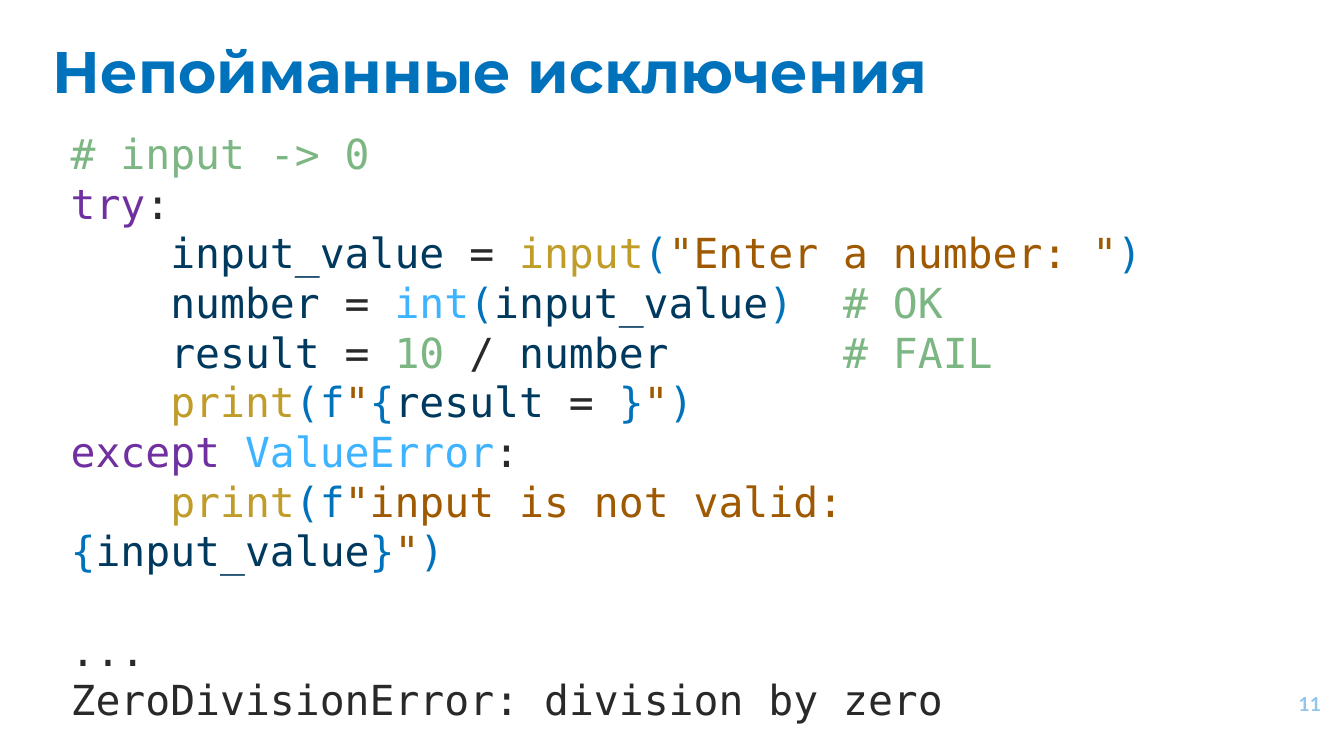
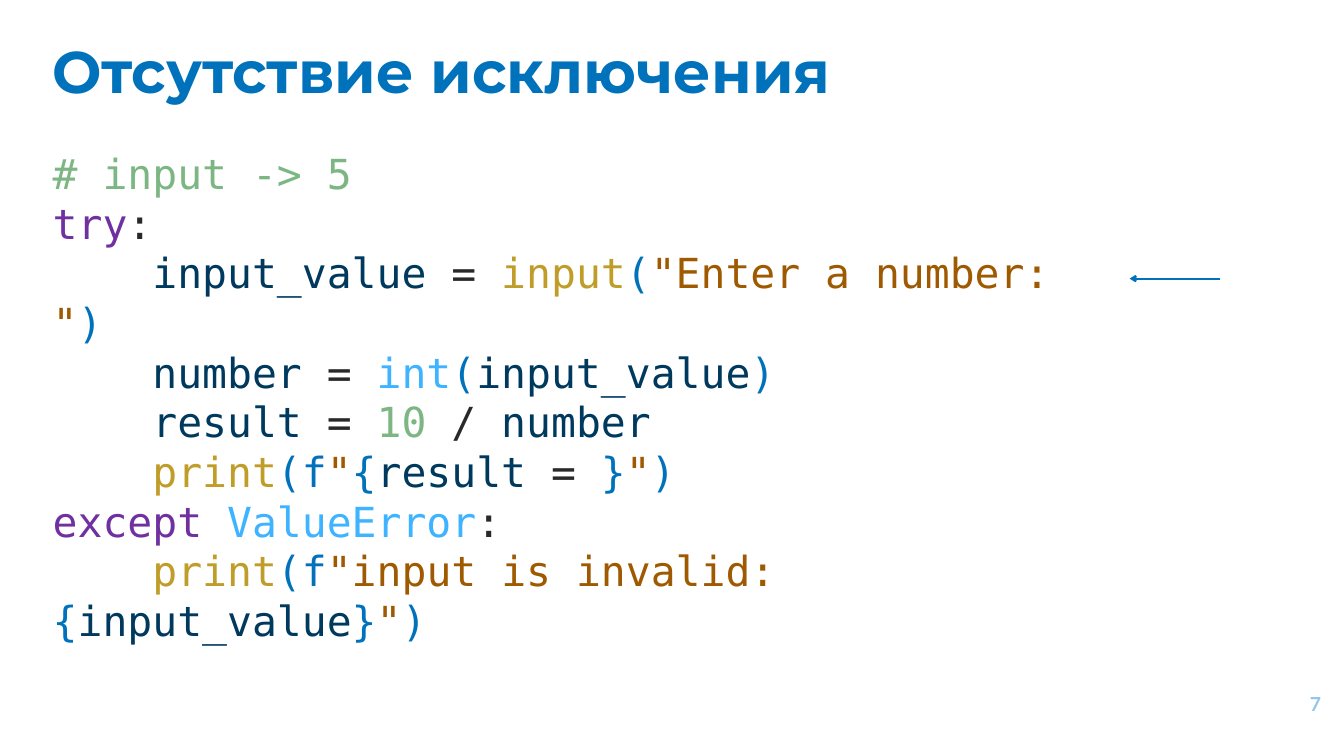
Before and after one commit to EvgrafovMichail/python_mipt_dafe, a slide deck: slide 7 of lessons/sem01/lesson09/exceptions.pptx (slide 11 before the commit). Drawn at 1344x745 pixels with LibreOffice and Linux fonts; fonts in the diff are those of the drawing. Boxes give left, top, right and bottom in pixels: in the first picture for what was removed or moved away, otherwise in the second. Text is boxed around its words. In the diff, an @@ line names an element or a change of style, - is before the commit and + after.

```diff
--- a/lessons/sem01/lesson09/exceptions.pptx
+++ b/lessons/sem01/lesson09/exceptions.pptx
@@ title at (53, 51, 831, 105): text changed @@
-Непойманные исключения
+Отсутствие исключения
@@ text "# input -> 5": place and size @@
-text "# input -> 5" at (71, 137, 1067, 724)
+text "# input -> 5" at (53, 157, 1049, 645)
@@ text at (103, 157, 352, 198): text changed @@
-# input -> 0
+# input -> 5
@@ arrow added from (1219, 279) to (1129, 279), #0072BC 3 pt @@
@@ text at (152, 356, 776, 438): text changed @@
-number = int(input_value) # OK
-result = 10 / number # FAIL
+number = int(input_value)
+result = 10 / number
@@ text at (53, 554, 775, 645): text changed; text colour #292929 to #A05900 @@
-print(f"input is not valid: {input_value}")
-...
-ZeroDivisionError: division by zero
+print(f"input is invalid: {input_value}")
@@ page number at (1310, 697, 1321, 711): text changed @@
-11
+7
```
Also in this commit, not shown: 37 other slides changed, 13 slides added, 6 slides removed.
